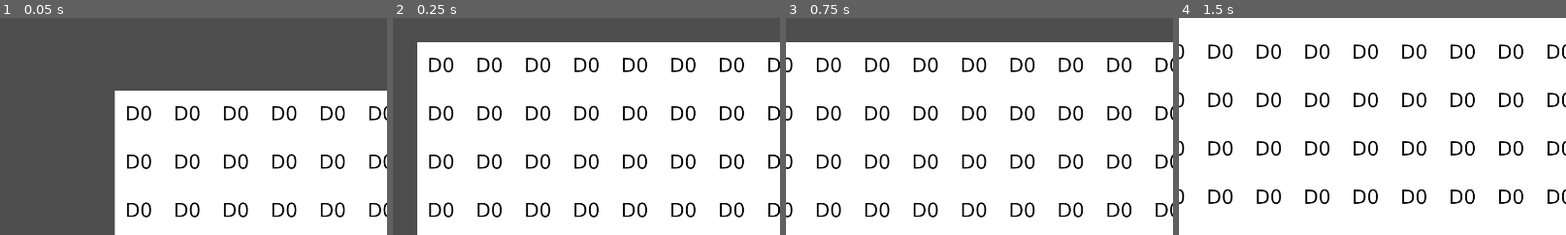
Above: before the commit, frames 1-4 (left to right).
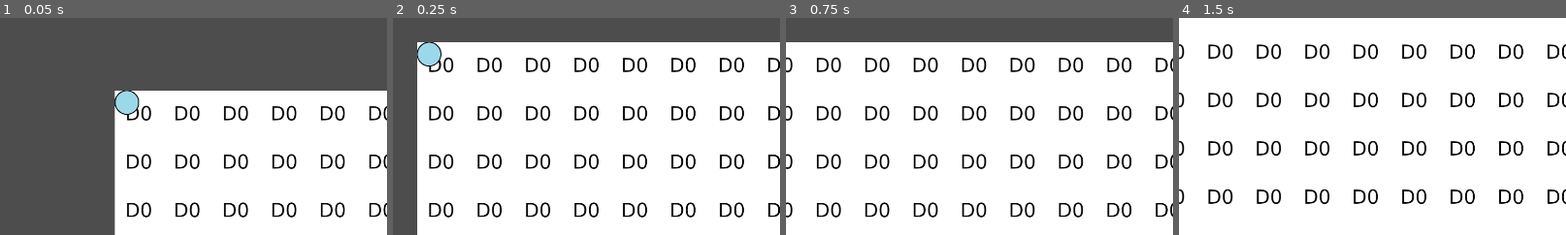
Above: after the commit, the same moments.

Repository: jokutdavid/windymob
Game: Godot game, scene res://scenes/main.tscn
The game is run twice, just before and just after one commit, with the same random seed, the same clock (stepped at 60 frames per second) and the same inputs. Before the commit the project starts from res://Main.tscn.
Inputs (mouse positions are % of the whole screen's width and height, from its top left):
- Up to frame 1 (0.05 s): no input
- Up to frame 2 (0.25 s): no input
- Up to frame 3 (0.75 s): tap Enter at 0.5 s; move the mouse to (72, 45) at 0.52 s; hold Right (ui_right) from 0.53 s (still down); click (72, 45) at 0.67 s
- Up to frame 4 (1.5 s): release Right (ui_right) at 1.25 s; drag from (30, 55) to (0, 6) at 1.27 s
The pictures show only the part of the screen within x 0-50%, y 0-50%; the shares and areas given below are measured in that part.

The runs differ from the first frame. In frame 1, 0.6% of the frame differs, in the area x 29-37%, y 33-45%; in frame 2, 0.6%; in frame 3, nothing differs; in frame 4, nothing differs.
Error after the commit: Cannot call method 'get_parent' on a null value. (res://scripts/human.gd:6)

Commit message:
Adds basic human and world scenes
Adds initial human scene with basic movement.

Creates main scene structure, including terrain, and human instance.

Sets up export presets.

Fixes file structure issues.

Diff:
--- a/Main.tscn
+++ /dev/null
@@ -1,24 +0,0 @@
-[gd_scene load_steps=4 format=3 uid="uid://ba8s10n0og28j"]
-
-[ext_resource type="Script" uid="uid://ber26ejbwc8vw" path="res://main.gd" id="1_r0du0"]
-[ext_resource type="Script" uid="uid://d3q6vukrp1w8v" path="res://terrain_tiles.gd" id="1_uu6xs"]
-[ext_resource type="Script" uid="uid://cshywi32jjfji" path="res://scripts/camera_2d.gd" id="3_h2yge"]
-
-[node name="Main" type="Node2D"]
-script = ExtResource("1_r0du0")
-row_cols = Vector2i(24, 16)
-
-[node name="Game" type="Node2D" parent="."]
-
-[node name="RoadTiles" type="Node2D" parent="Game"]
-
-[node name="BuildTiles" type="Node2D" parent="Game"]
-
-[node name="TerrainTiles" type="Node2D" parent="Game"]
-script = ExtResource("1_uu6xs")
-
-[node name="Camera2D" type="Camera2D" parent="."]
-visible = false
-position_smoothing_enabled = true
-position_smoothing_speed = 30.0
-script = ExtResource("3_h2yge")
--- /dev/null
+++ b/scenes/human.tscn
@@ -0,0 +1,14 @@
+[gd_scene load_steps=3 format=3 uid="uid://qjid15y3rmo2"]
+
+[ext_resource type="Script" uid="uid://bn5qlvisujls3" path="res://scripts/human.gd" id="1_cwf78"]
+[ext_resource type="Texture2D" uid="uid://bgc36g1uq8da5" path="res://art/creatures/humans/human_00.png" id="1_swaxu"]
+
+[node name="Human" type="Node2D"]
+script = ExtResource("1_cwf78")
+
+[node name="Area2D" type="Area2D" parent="."]
+
+[node name="TextureRect" type="TextureRect" parent="Area2D"]
+offset_right = 40.0
+offset_bottom = 40.0
+texture = ExtResource("1_swaxu")
--- /dev/null
+++ b/scenes/main.tscn
@@ -0,0 +1,30 @@
+[gd_scene load_steps=5 format=3 uid="uid://ba8s10n0og28j"]
+
+[ext_resource type="Script" uid="uid://ber26ejbwc8vw" path="res://scripts/main.gd" id="1_sugp2"]
+[ext_resource type="Script" uid="uid://d3q6vukrp1w8v" path="res://scripts/terrain_tiles.gd" id="2_jyhfs"]
+[ext_resource type="PackedScene" uid="uid://qjid15y3rmo2" path="res://scenes/human.tscn" id="3_jyhfs"]
+[ext_resource type="Script" uid="uid://cshywi32jjfji" path="res://scripts/camera_2d.gd" id="3_tbgi4"]
+
+[node name="Main" type="Node2D"]
+script = ExtResource("1_sugp2")
+row_cols = Vector2i(24, 16)
+
+[node name="Game" type="Node2D" parent="."]
+
+[node name="RoadTiles" type="Node2D" parent="Game"]
+
+[node name="BuildTiles" type="Node2D" parent="Game"]
+
+[node name="TerrainTiles" type="Node2D" parent="Game"]
+script = ExtResource("2_jyhfs")
+
+[node name="Creatures" type="Node2D" parent="Game"]
+
+[node name="Human" parent="Game/Creatures" instance=ExtResource("3_jyhfs")]
+scale = Vector2(0.5, 0.5)
+
+[node name="Camera2D" type="Camera2D" parent="."]
+visible = false
+position_smoothing_enabled = true
+position_smoothing_speed = 30.0
+script = ExtResource("3_tbgi4")
--- /dev/null
+++ b/scripts/human.gd
@@ -0,0 +1,16 @@
+extends Node2D
+
+var moving = false
+var goal = Vector2(3, 0)
+
+var move_dist = get_parent().get_parent().get_parent().tile_width / 2
+
+var time_acc = 1.0
+
+func _process(delta):
+	time_acc += delta
+
+	if time_acc > 5:
+		time_acc = 0
+		position = goal * move_dist
+		goal = position / move_dist
--- a/main.gd
+++ b/scripts/main.gd
@@ -1,5 +1,6 @@
 extends Node2D
 
+var tile_width = 120
 @export var row_cols = Vector2i.ZERO
 
 func _process(delta):
--- a/terrain_tiles.gd
+++ b/scripts/terrain_tiles.gd
@@ -1,6 +1,6 @@
 extends Node2D
 
-var TerrainChild = preload("res://terrain_tile.tscn")
+var TerrainChild = preload("res://scenes/terrain_tile.tscn")
 var terrain_grid : Array = []
 
 
Binary file added: art/creatures/humans/human_00.png
Not shown, added: art/creatures/humans/human_00.png.import
Not shown, added: export_presets.cfg
Renamed: build_tile.tscn -> scenes/build_tile.tscn
Renamed: road_tile.tscn -> scenes/road_tile.tscn
Renamed: terrain_tile.tscn -> scenes/terrain_tile.tscn
Not shown, added: scripts/human.gd.uid
Renamed: main.gd.uid -> scripts/main.gd.uid
Renamed: terrain_tiles.gd.uid -> scripts/terrain_tiles.gd.uid
Not shown, added: scenes/human.tscn3383159232.tmp
Not shown, added: scenes/main.tscn374614783.tmp
